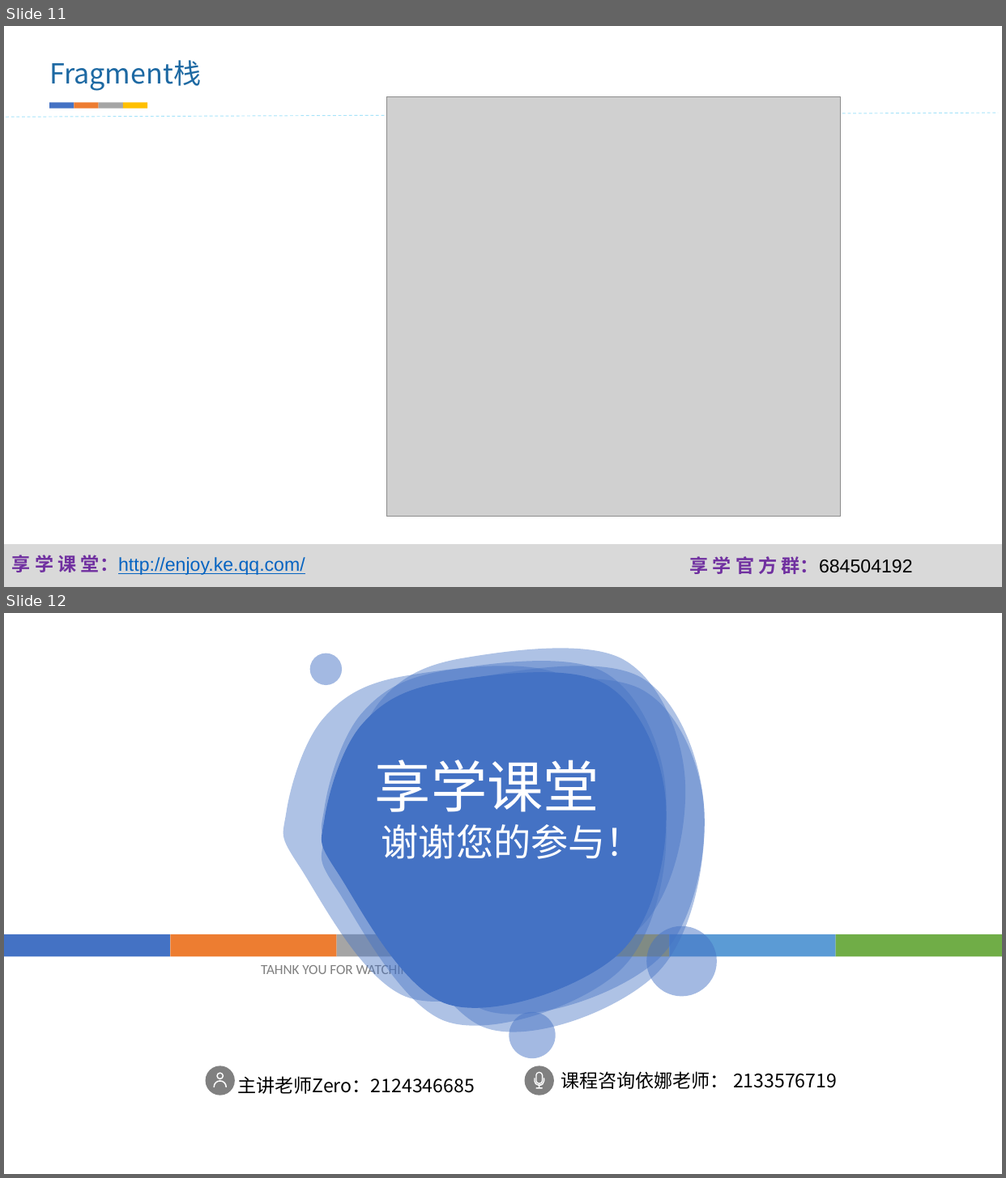
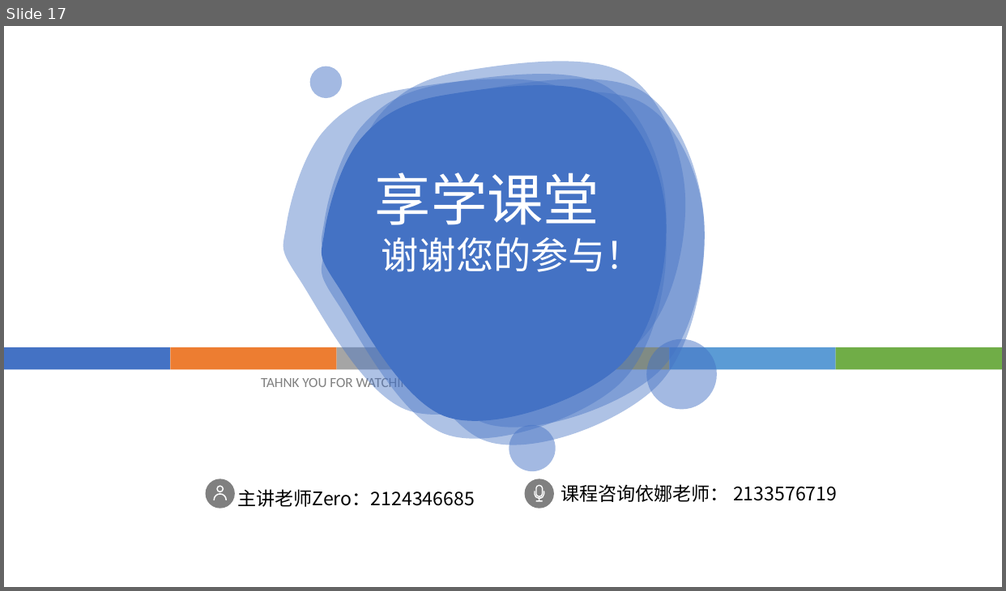
Before and after one commit to fanzhangvip/xiangxue, a slide deck: pre/Android Fragment爬坑记.pptx. Shown one above the other, each under a label of ours: slides 11 and 12 before the commit, slide 17 after it. The pictures are 1006x1178 and 1006x591 pixels, drawn with LibreOffice and Linux fonts; fonts in the diff are those of the drawing; grey boxes stand for pictures; background and template pictures are left out. Boxes give left, top, right and bottom in pixels: in the first picture for what was removed or moved away, otherwise in the second. Text is boxed around its words. In the diff, an @@ line names an element or a change of style, - is before the commit and + after.

```diff
--- a/pre/Android Fragment爬坑记.pptx
+++ b/pre/Android Fragment爬坑记.pptx
@@ slide 11 removed at [4, 26, 1002, 587], background #FFFFFF @@
@@ text removed at [49, 60, 201, 91] @@
-Fragment栈
@@ picture removed at [386, 97, 840, 516] @@
@@ line removed from (4, 118) to (998, 113) @@
@@ group removed at [49, 102, 147, 109]: 4 rectangles @@
@@ rectangle removed at [4, 544, 1002, 587] @@
@@ text removed at [12, 555, 305, 575] @@
-享 学 课 堂：http://enjoy.ke.qq.com/
@@ text removed at [689, 557, 913, 574] @@
-享 学 官 方 群：684504192
@@ what was slide 12 is now slide 17 @@
```
Also in this commit, not shown: 3 slides changed, 10 slides added, 4 other slides removed, 35 other files.
